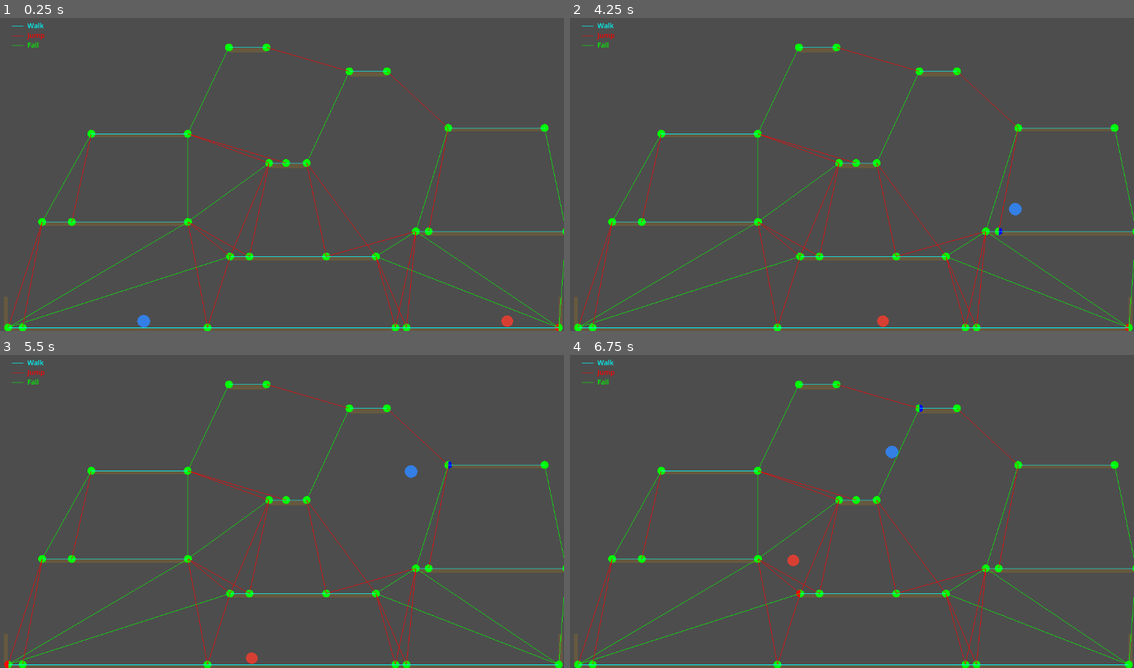
Above: before the commit, frames 1-4 (two rows, left to right).
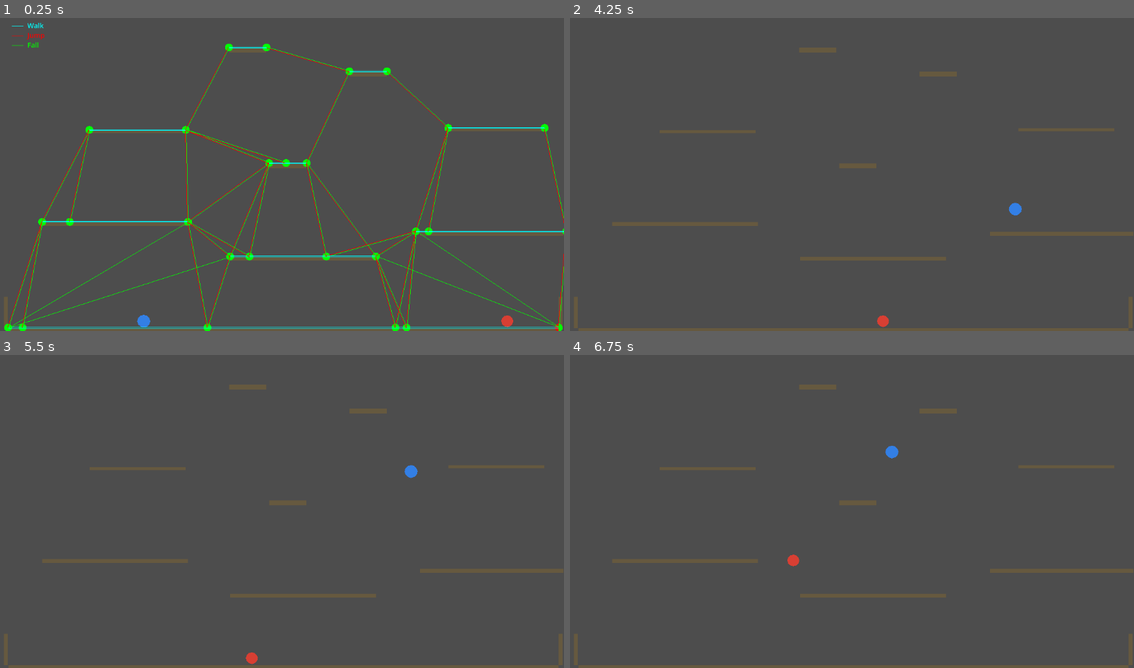
Above: after the commit, the same moments.

Repository: xhocquet/2d-platformer-pathfinding-demo
Game: Godot game, scene res://main.tscn
The game is run twice, just before and just after one commit, with the same random seed, the same clock (stepped at 60 frames per second) and the same inputs.
Inputs:
- Up to frame 1 (0.25 s): no input
- Up to frame 2 (4.25 s): hold D (move_right) 0.53-2.03 s; tap W (jump) at 0.77, 1.52, 3.02, 3.77 s; hold A (move_left) 2.03-2.78 s; hold D (move_right) from 2.78 s (still down); tap Escape (toggle_debug, bound only after the commit) at 4.15 s
- Up to frame 3 (5.5 s): release D (move_right) at 4.28 s; hold A (move_left) 4.28-5.03 s; tap W (jump) at 4.52 s; hold D (move_right) from 5.03 s (still down)
- Up to frame 4 (6.75 s): release D (move_right) at 5.78 s; hold A (move_left) from 5.78 s (still down); tap W (jump) at 6.02 s

The runs differ from the first frame. In frame 1, 4.9% of the frame differs, in the area x 1-100%, y 9-100%; in frame 2, 3.2%; in frame 3, 3.2%; in frame 4, 3.2%.

Commit message:
Checkpoint

Diff:
--- /dev/null
+++ b/debug_ui.gd
@@ -0,0 +1,77 @@
+class_name DebugUI
+extends RefCounted
+
+var visible: bool = true
+
+const NODE_RADIUS: float = 8.0
+const PARALLEL_LINE_OFFSET: float = 1.0
+const LEGEND_OFFSET := Vector2(24.0, 24.0)
+const LEGEND_LINE_HEIGHT := 20.0
+const LEGEND_SAMPLE_LEN := 24.0
+
+func set_visible(value: bool) -> void:
+	visible = value
+
+func toggle_visibility() -> void:
+	visible = not visible
+
+func draw_section_graph(canvas: CanvasItem, graph: SectionGraph, player_section_id: StringName, enemy_section_id: StringName) -> void:
+	if not visible:
+		return
+	_draw_section_nodes(canvas, graph, player_section_id, enemy_section_id)
+	_draw_edges(canvas, graph)
+
+func draw_legend(canvas: CanvasItem, graph: SectionGraph) -> void:
+	if not visible:
+		return
+	var entries: Array = graph.get_debug_legend_entries()
+	for i in entries.size():
+		var entry: Dictionary = entries[i]
+		var pos: Vector2 = LEGEND_OFFSET + Vector2(0.0, i * LEGEND_LINE_HEIGHT)
+		canvas.draw_line(pos, pos + Vector2(LEGEND_SAMPLE_LEN, 0.0), entry.color)
+		canvas.draw_string(ThemeDB.fallback_font, pos + Vector2(LEGEND_SAMPLE_LEN + 8.0, 4.0), entry.label, HORIZONTAL_ALIGNMENT_LEFT, -1.0, 14, entry.color)
+
+func _draw_section_nodes(canvas: CanvasItem, graph: SectionGraph, player_section_id: StringName, enemy_section_id: StringName) -> void:
+	for sid in graph.get_section_ids():
+		var from_pos: Vector2 = graph.get_section_position(sid)
+		if from_pos == Vector2.ZERO:
+			continue
+		canvas.draw_circle(from_pos, NODE_RADIUS, Color.GREEN)
+		if sid == enemy_section_id:
+			_draw_filled_half_circle(canvas, from_pos, NODE_RADIUS, PI / 2.0, 3.0 * PI / 2.0, Color.RED)
+		if sid == player_section_id:
+			_draw_filled_half_circle(canvas, from_pos, NODE_RADIUS, 3.0 * PI / 2.0, PI / 2.0 + TAU, Color.BLUE)
+
+func _draw_edges(canvas: CanvasItem, graph: SectionGraph) -> void:
+	for sid in graph.get_section_ids():
+		var from_pos: Vector2 = graph.get_section_position(sid)
+		if from_pos == Vector2.ZERO:
+			continue
+		var neighbors: Array = graph.get_neighbors(sid)
+		var by_to: Dictionary = {}
+		for neighbor in neighbors:
+			var to_id: StringName = neighbor.to
+			if not by_to.has(to_id):
+				by_to[to_id] = []
+			(by_to[to_id] as Array).append(neighbor)
+		for to_id in by_to:
+			var to_pos: Vector2 = graph.get_section_position(to_id)
+			if from_pos == Vector2.ZERO or to_pos == Vector2.ZERO:
+				continue
+			var dir: Vector2 = (to_pos - from_pos).normalized()
+			var perp: Vector2 = Vector2(-dir.y, dir.x)
+			var group: Array = by_to[to_id]
+			for i in min(2, group.size()):
+				var neighbor: Dictionary = group[i]
+				var offset_amount: float = -PARALLEL_LINE_OFFSET if i == 0 else PARALLEL_LINE_OFFSET
+				var a: Vector2 = from_pos + perp * offset_amount
+				var b: Vector2 = to_pos + perp * offset_amount
+				canvas.draw_line(a, b, graph.get_debug_edge_color(neighbor.type))
+
+func _draw_filled_half_circle(canvas: CanvasItem, center: Vector2, radius: float, start_angle: float, end_angle: float, color: Color) -> void:
+	var points: PackedVector2Array = [center]
+	for i in 8 + 1:
+		var t: float = float(i) / float(8)
+		var a: float = start_angle + t * (end_angle - start_angle)
+		points.append(center + Vector2(cos(a), sin(a)) * radius)
+	canvas.draw_polygon(points, [color])
--- a/main.tscn
+++ b/main.tscn
@@ -83,7 +83,7 @@
 polygon = PackedVector2Array(-60, -12, 60, -12, 60, 12, -60, 12)
 
 [node name="Platform5" type="StaticBody2D" parent="."]
-position = Vector2(285, 248.32031)
+position = Vector2(281, 240.30994)
 scale = Vector2(1.64, 0.27999997)
 
 [node name="CollisionShape2D" type="CollisionShape2D" parent="Platform5"]
--- a/project.godot
+++ b/project.godot
@@ -36,3 +36,8 @@
 "events": [Object(InputEventKey,"resource_local_to_scene":false,"resource_name":"","device":-1,"window_id":0,"alt_press …(191 unchanged characters)…
 ]
 }
+toggle_debug={
+"deadzone": 0.5,
+"events": [Object(InputEventKey,"resource_local_to_scene":false,"resource_name":"","device":-1,"window_id":0,"alt_pressed":false,"shift_pressed":false,"ctrl_pressed":false,"meta_pressed":false,"pressed":true,"keycode":0,"physical_keycode":4194305,"key_label":0,"unicode":0,"location":0,"echo":false,"script":null)
+]
+}
--- a/section_graph_node.gd
+++ b/section_graph_node.gd
@@ -5,21 +5,23 @@
 @export var debug_draw := true
 
 var graph: SectionGraph
+var debug_ui: DebugUI
 var _last_source_positions: Dictionary = {}  # node path -> Vector2 (editor only)
 var _player: CharacterBody2D
 var _enemy: CharacterBody2D
 
-const RADIUS: float = 8.0
 const EDGE_ARROW_LENGTH: float = 8.0
 const EDGE_ARROW_WIDTH: float = 6.0
 
 func _init() -> void:
 	graph = SectionGraph.new()
+	debug_ui = DebugUI.new()
 
 func _ready() -> void:
 	graph.set_root(get_parent())
 	_player = get_parent().get_node("Player") as CharacterBody2D
 	_enemy = get_parent().get_node("Enemy") as CharacterBody2D
+	debug_ui.visible = debug_draw
 	queue_redraw()
 
 func _get_source_positions() -> Dictionary:
@@ -55,6 +57,14 @@
 
 	queue_redraw()
 
+func _unhandled_input(event: InputEvent) -> void:
+	if Engine.is_editor_hint():
+		return
+	if event.is_action_pressed("toggle_debug"):
+		debug_ui.toggle_visibility()
+		queue_redraw()
+		get_viewport().set_input_as_handled()
+
 func _draw() -> void:
 	var player_sid: StringName = &""
 	var enemy_sid: StringName = &""
@@ -62,67 +72,5 @@
 		player_sid = _player.get_current_section_id() if _player else &""
 		enemy_sid = _enemy.get_current_section_id() if _enemy else &""
 
-	for sid in graph.get_section_ids():
-		var from_pos := graph.get_section_position(sid)
-		if from_pos == Vector2.ZERO:
-			continue
-		draw_circle(from_pos, RADIUS, Color.GREEN)
-		# Left half π/2→3π/2, right half 3π/2→π/2+2π (sweep through 0)
-		if sid == enemy_sid:
-			_draw_filled_half_circle(from_pos, RADIUS, PI / 2.0, 3.0 * PI / 2.0, Color.RED)
-		if sid == player_sid:
-			_draw_filled_half_circle(from_pos, RADIUS, 3.0 * PI / 2.0, PI / 2.0 + TAU, Color.BLUE)
-
-		var neighbors := graph.get_neighbors(sid)
-		if Engine.is_editor_hint():
-			var by_to: Dictionary = {}
-			for neighbor in neighbors:
-				var to_id: StringName = neighbor.to
-				if not by_to.has(to_id):
-					by_to[to_id] = []
-				(by_to[to_id] as Array).append(neighbor)
-			for to_id in by_to:
-				var to_pos := graph.get_section_position(to_id)
-				if from_pos == Vector2.ZERO or to_pos == Vector2.ZERO:
-					continue
-				var dir := (to_pos - from_pos).normalized()
-				var perp := Vector2(-dir.y, dir.x)
-				var group: Array = by_to[to_id]
-				for i in min(2, group.size()):
-					var neighbor: Dictionary = group[i]
-					var offset_amount: float = -1.0 if i == 0 else 1.0
-					var a := from_pos + perp * offset_amount
-					var b := to_pos + perp * offset_amount
-					draw_line(a, b, graph.get_debug_edge_color(neighbor.type))
-			continue
-
-		for neighbor in neighbors:
-			var to_pos := graph.get_section_position(neighbor.to)
-			if from_pos == Vector2.ZERO or to_pos == Vector2.ZERO:
-				continue
-			var a := from_pos
-			var b := to_pos
-			var c: Color = graph.get_debug_edge_color(neighbor.type)
-			draw_line(a, b, c)
-
-	if debug_draw:
-		_draw_debug_legend()
-
-func _draw_debug_legend() -> void:
-	const LEGEND_OFFSET := Vector2(24.0, 24.0)
-	const LINE_HEIGHT := 20.0
-	const SAMPLE_LEN := 24.0
-	var entries: Array = graph.get_debug_legend_entries()
-	for i in entries.size():
-		var entry: Dictionary = entries[i]
-		var pos := LEGEND_OFFSET + Vector2(0.0, i * LINE_HEIGHT)
-		draw_line(pos, pos + Vector2(SAMPLE_LEN, 0.0), entry.color)
-		draw_string(ThemeDB.fallback_font, pos + Vector2(SAMPLE_LEN + 8.0, 4.0), entry.label, HORIZONTAL_ALIGNMENT_LEFT, -1.0, 14, entry.color)
-
-func _draw_filled_half_circle(center: Vector2, radius: float, start_angle: float, end_angle: float, color: Color) -> void:
-	var points: PackedVector2Array = [center]
-	for i in 8 + 1:
-		var t: float = float(i) / float(8)
-		var a: float = start_angle + t * (end_angle - start_angle)
-		points.append(center + Vector2(cos(a), sin(a)) * radius)
-	draw_polygon(points, [color])
+	debug_ui.draw_section_graph(self, graph, player_sid, enemy_sid)
+	debug_ui.draw_legend(self, graph)
Not shown, added: debug_ui.gd.uid
